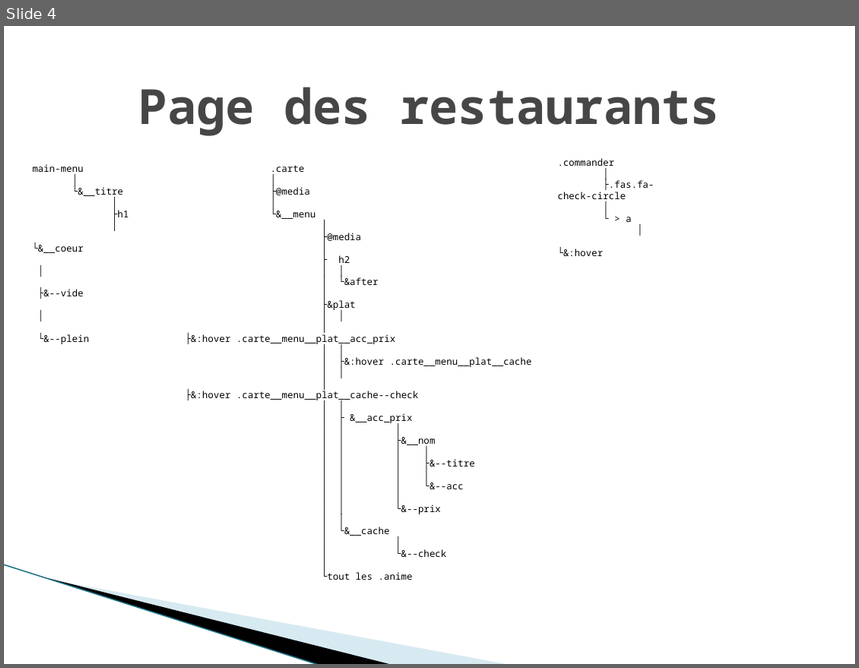
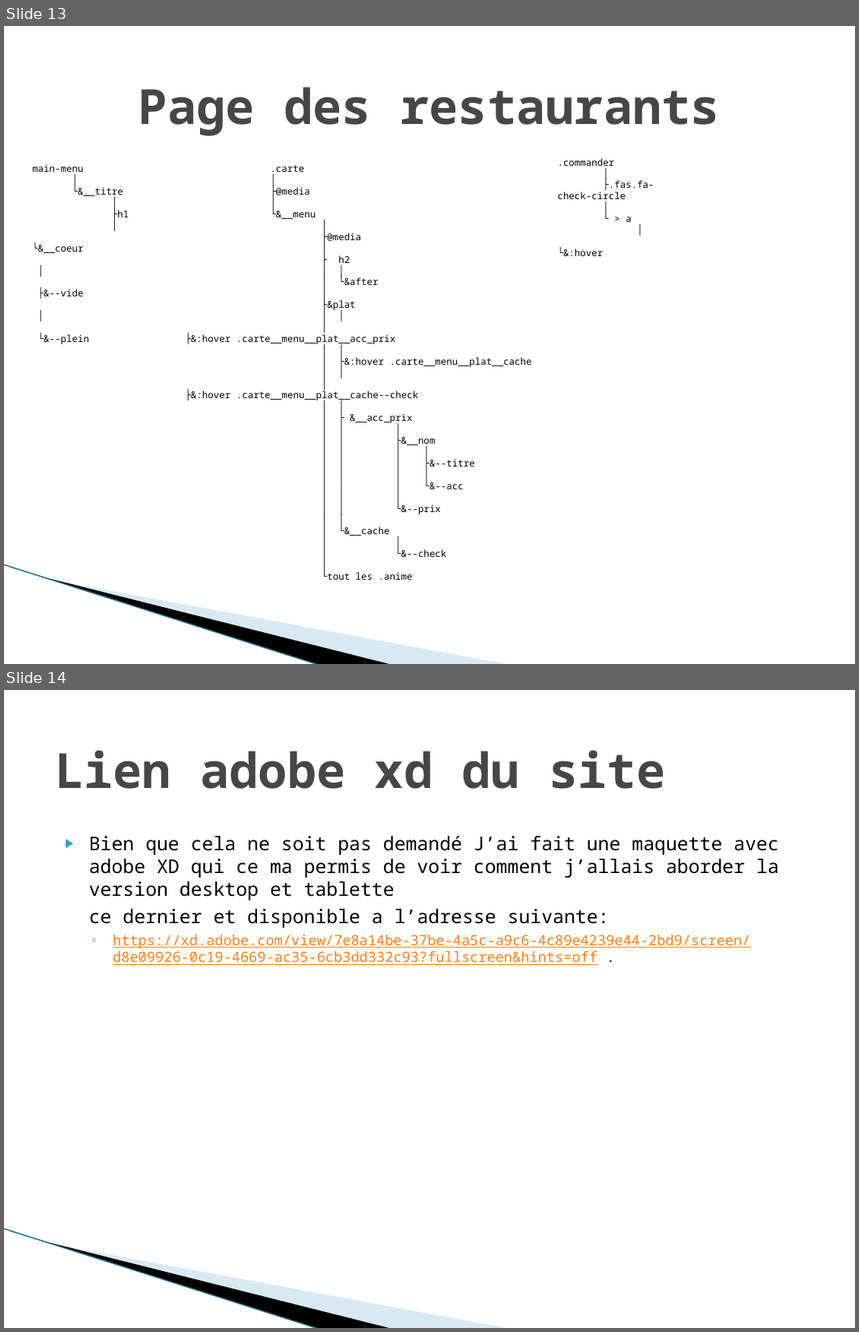
Before and after one commit to gwenaelgressier/GwenaelGressier_03_22022022, a slide deck: présentation du p3.pptx. Shown one above the other, each under a label of ours: slide 4 before the commit, slides 13 and 14 after it. The pictures are 859x668 and 859x1332 pixels, drawn with LibreOffice and Linux fonts; fonts in the diff are those of the drawing; background and template pictures are left out. Boxes give left, top, right and bottom in pixels: in the first picture for what was removed or moved away, otherwise in the second. Text is boxed around its words. In the diff, an @@ line names an element or a change of style, - is before the commit and + after.

```diff
--- a/présentation du p3.pptx
+++ b/présentation du p3.pptx
@@ slide 14 added at [4,690,855,1328], background #FFFFFF; not listed: 3 template elements that a slide beside it also shows @@
@@ title added at [55,750,665,789], 41 pt, text #464646, bold @@
+Lien adobe xd du site
@@ text added at [89,836,779,965], 16 pt, text #000000 @@
+▶ Bien que cela ne soit pas demandé J’ai fait une maquette avec adobe XD qui ce ma permis de voir comment j’allais aborder la version desktop et tablette
+ce dernier et disponible a l’adresse suivante:
+  ◦ https://xd.adobe.com/view/7e8a14be-37be-4a5c-a9c6-4c89e4239e44-2bd9/screen/d8e09926-0c19-4669-ac35-6cb3dd332c93?fullscreen&hints=off .
@@ what was slide 4 is now slide 13 @@
```
Also in this commit, not shown: 1 slide changed, 9 other slides added, 5 other files.
